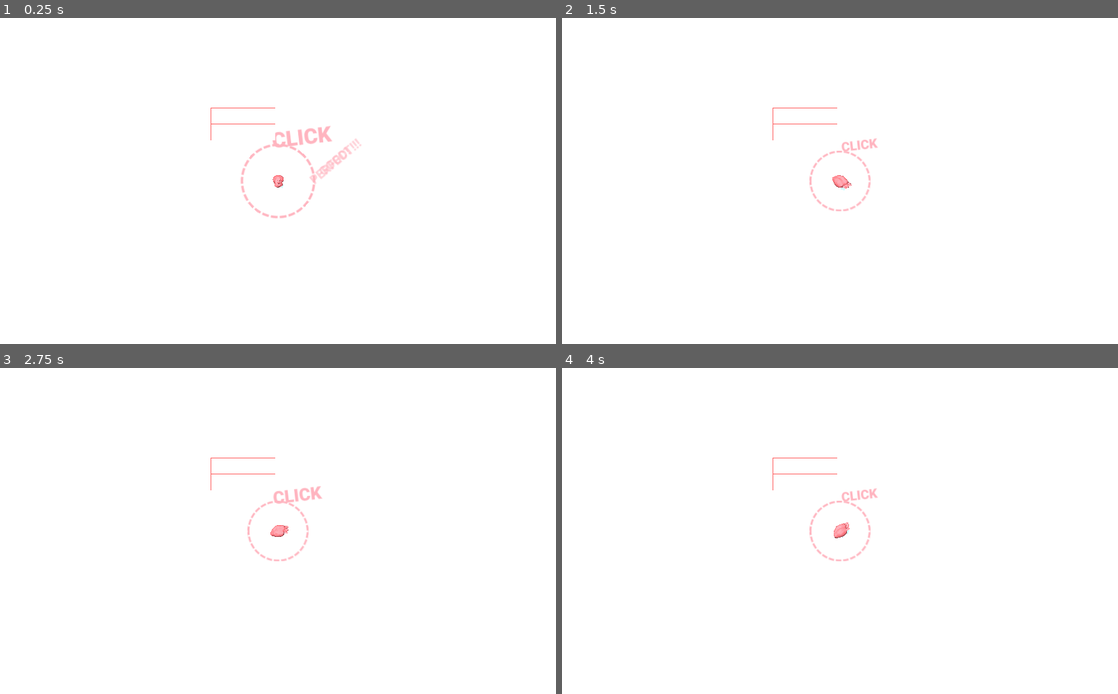
Above: before the commit, frames 1-4 (two rows, left to right).
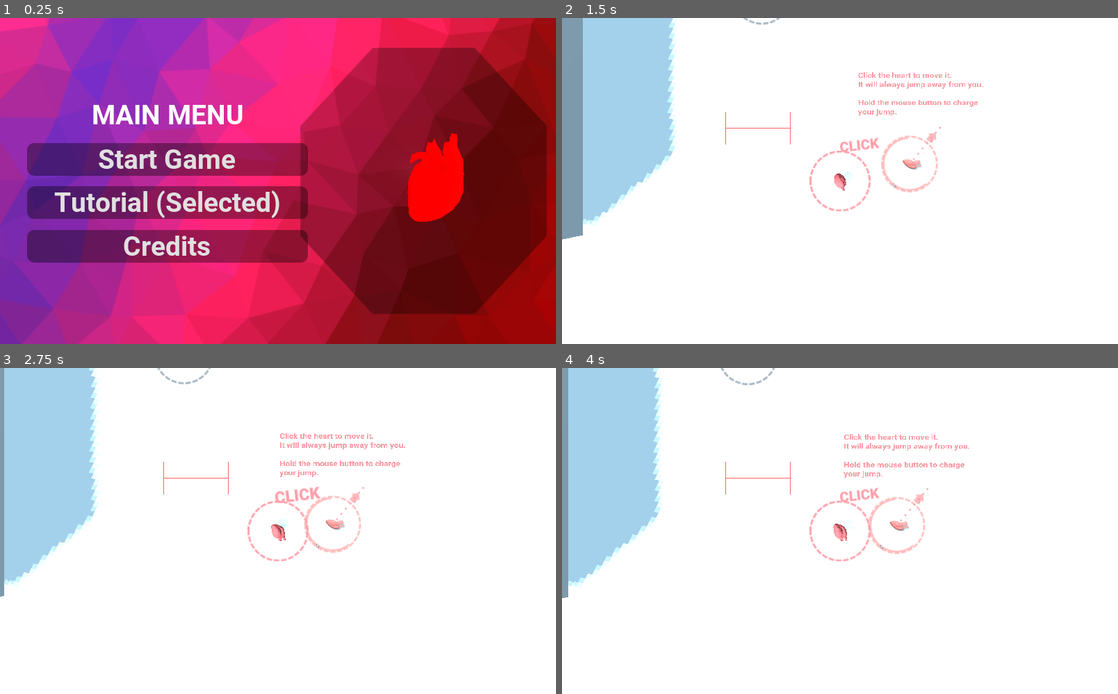
Above: after the commit, the same moments.

Repository: CaptainProton42/ldjam46
Game: Godot game, scene res://StartMenu.tscn
Two runs of this game, one before a commit and one after it. Both use one fixed random seed, a clock stepped at 60 frames per second and the inputs below. Before the commit the project starts from res://TestTopDown.tscn.
Inputs (mouse positions are in pixels of both pictures, inside the frame that each line leads up to):
- Up to frame 1 (0.25 s): no input
- Up to frame 2 (1.5 s): click (728, 158) at 0.5 s, where only the run after the commit has a clickable "Start Game"; tap Space (goto_checkpoint) at 1.25, 1.35 s; move the mouse to (962, 164) at 1.27 s; hold W (forward) from 1.28 s (still down); click (962, 164) at 1.42 s
- Up to frame 3 (2.75 s): tap Space (goto_checkpoint) at 2, 2.3 s; move the mouse to (166, 547) at 2.02 s; release W (forward) at 2.03 s; click (166, 547) at 2.1 s
- Up to frame 4 (4 s): tap Space (goto_checkpoint) at 2.75, 2.85, 3.5, 3.6 s; move the mouse to (895, 459) at 2.77 s; hold W (forward) from 2.78 s (still down); move the mouse to (812, 596) at 3.52 s; click (812, 596) at 3.67 s

The runs differ from the first frame. In frame 1, 99% of the frame differs, in the area x 0-100%, y 0-100%; in frame 2, 12%; in frame 3, 11%; in frame 4, 11%.

Commit message:
Added start menu flow to game.

Diff:
--- a/DummyHeart.tscn
+++ b/DummyHeart.tscn
@@ -9,7 +9,7 @@
 [sub_resource type="ShaderMaterial" id=2]
 shader = ExtResource( 1 )
 shader_param/heart_color = Color( 1, 0.392157, 0.392157, 1 )
-shader_param/bloat = 1.01071
+shader_param/bloat = 1.0
 shader_param/squish = 0.0
 shader_param/squish_dir = Vector3( 0, 1, 0 )
 shader_param/offset = Vector3( 1, 0.9, 0 )
--- a/project.godot
+++ b/project.godot
@@ -16,7 +16,7 @@
 [application]
 
 config/name="Jam Test"
-run/main_scene="res://TestTopDown.tscn"
+run/main_scene="res://StartMenu.tscn"
 config/icon="res://icon.png"
 
 [display]
--- a/scripts/LevelFlow.gd
+++ b/scripts/LevelFlow.gd
@@ -19,8 +19,8 @@
 			heart.back_to_checkpoint()
 
 	if heart.state == heart.STATE.boxed:
-		if Input.is_action_just_pressed("restart"):
-			print("YAY")
+		if Input.is_action_just_pressed("goto_checkpoint"):
+			get_tree().change_scene("res://StartMenu.tscn")
 
 func _on_heart_entered_state(state):
 	if state == heart.STATE.ready:
